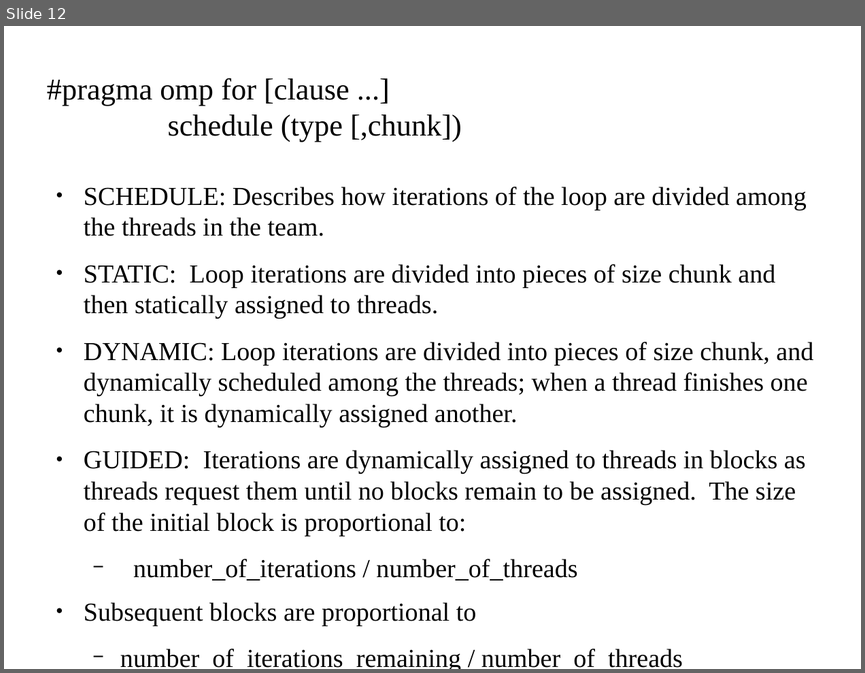
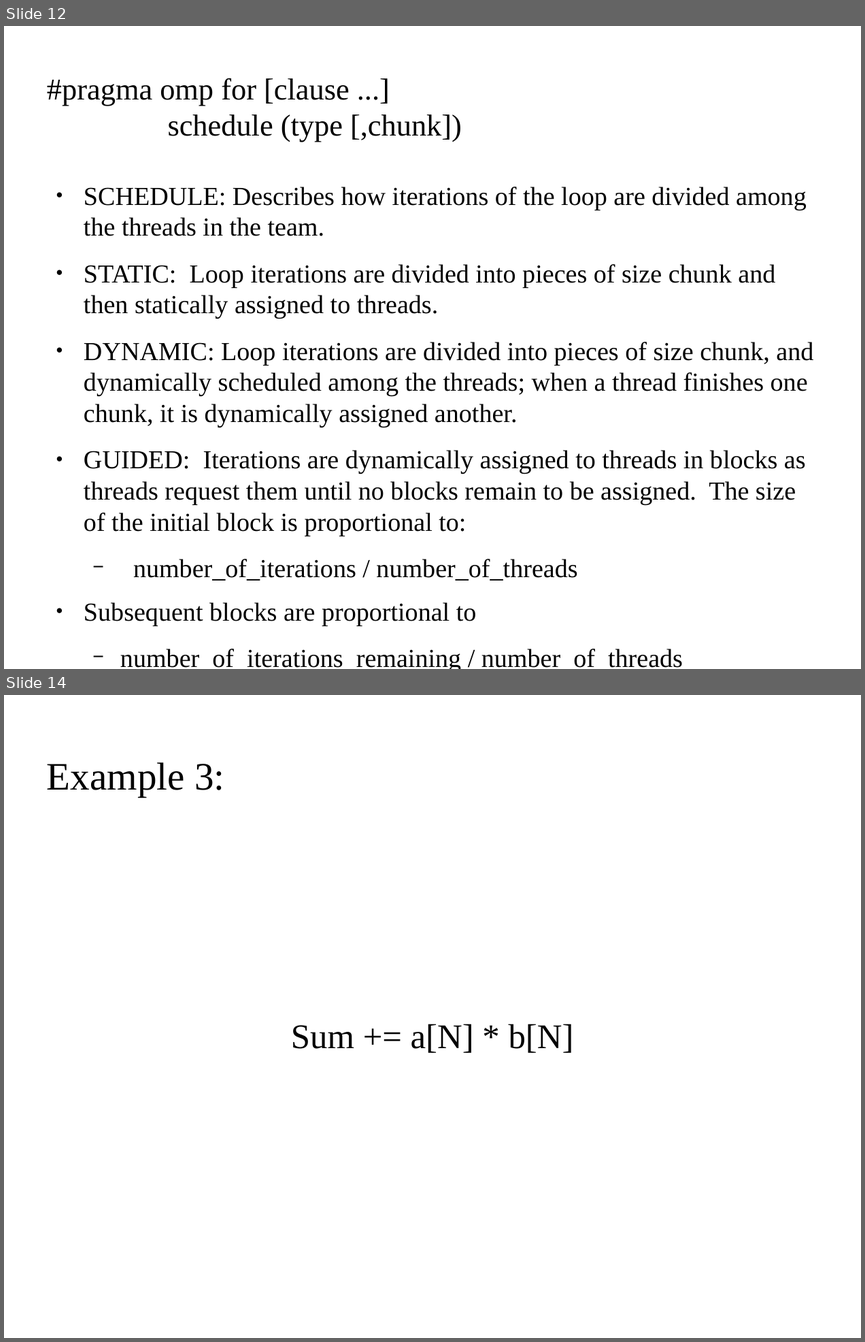
Before and after one commit to kks32/cpp-software-development, a slide deck: Ex12_Parallelisation/Ex12_Parallelisation.odp. Shown one above the other, each under a label of ours: slide 12 before the commit, slides 12 and 14 after it; the slides between them are not shown. The pictures are 865x673 and 865x1342 pixels, drawn with LibreOffice and Linux fonts; fonts in the diff are those of the drawing; background and template pictures are left out. Boxes give left, top, right and bottom in pixels: in the first picture for what was removed or moved away, otherwise in the second. Text is boxed around its words. In the diff, an @@ line names an element or a change of style, - is before the commit and + after.

```diff
--- a/Ex12_Parallelisation/Ex12_Parallelisation.odp
+++ b/Ex12_Parallelisation/Ex12_Parallelisation.odp
@@ slide 14 added at (4, 695, 861, 1338), background picture (left out) @@
@@ title added at (47, 762, 224, 797), 36 pt, text #000000 @@
+Example 3:
@@ subtitle added at (291, 1023, 574, 1053), 32 pt, text #000000 @@
+Sum += a[N] * b[N]
```
Also in this commit, not shown: 1 slide changed, 4 other slides added, 6 other files.
